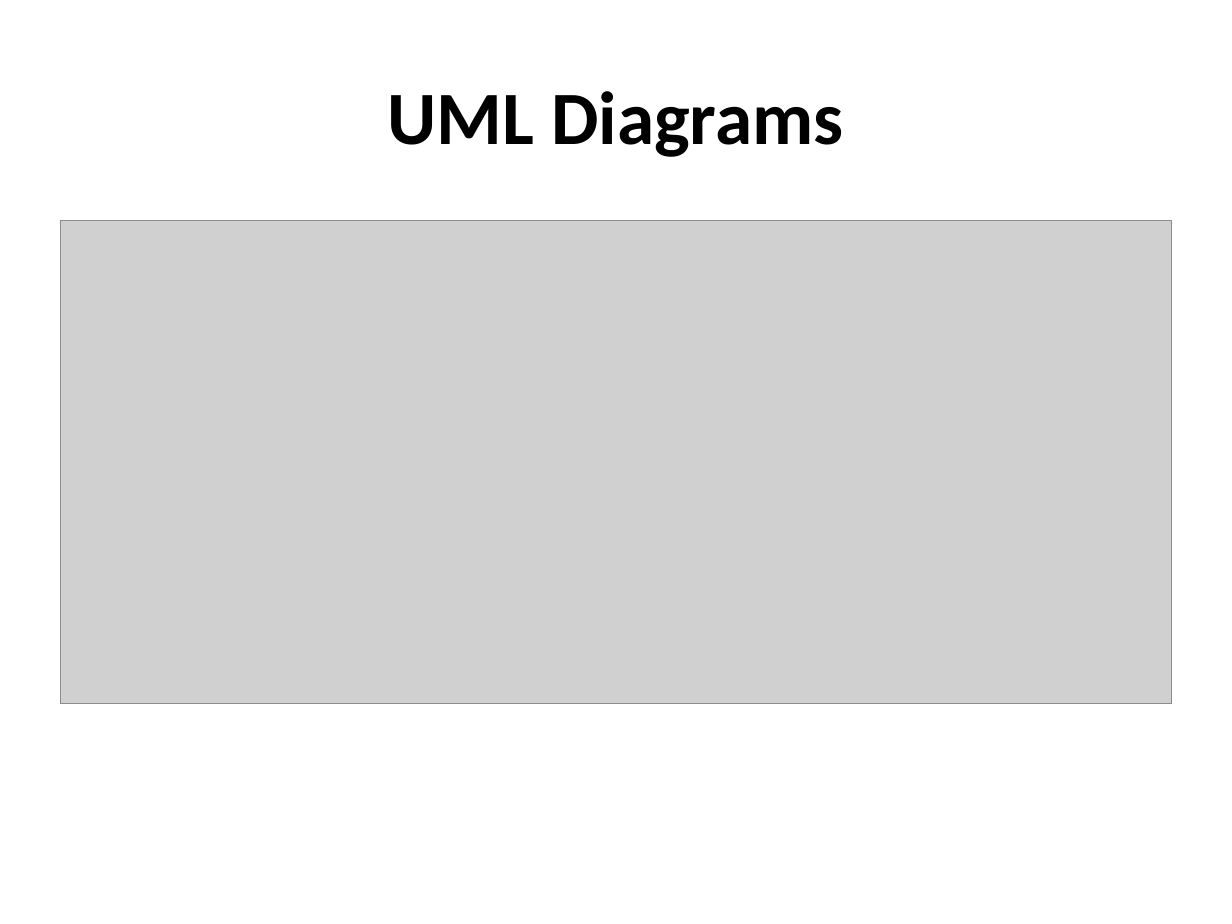
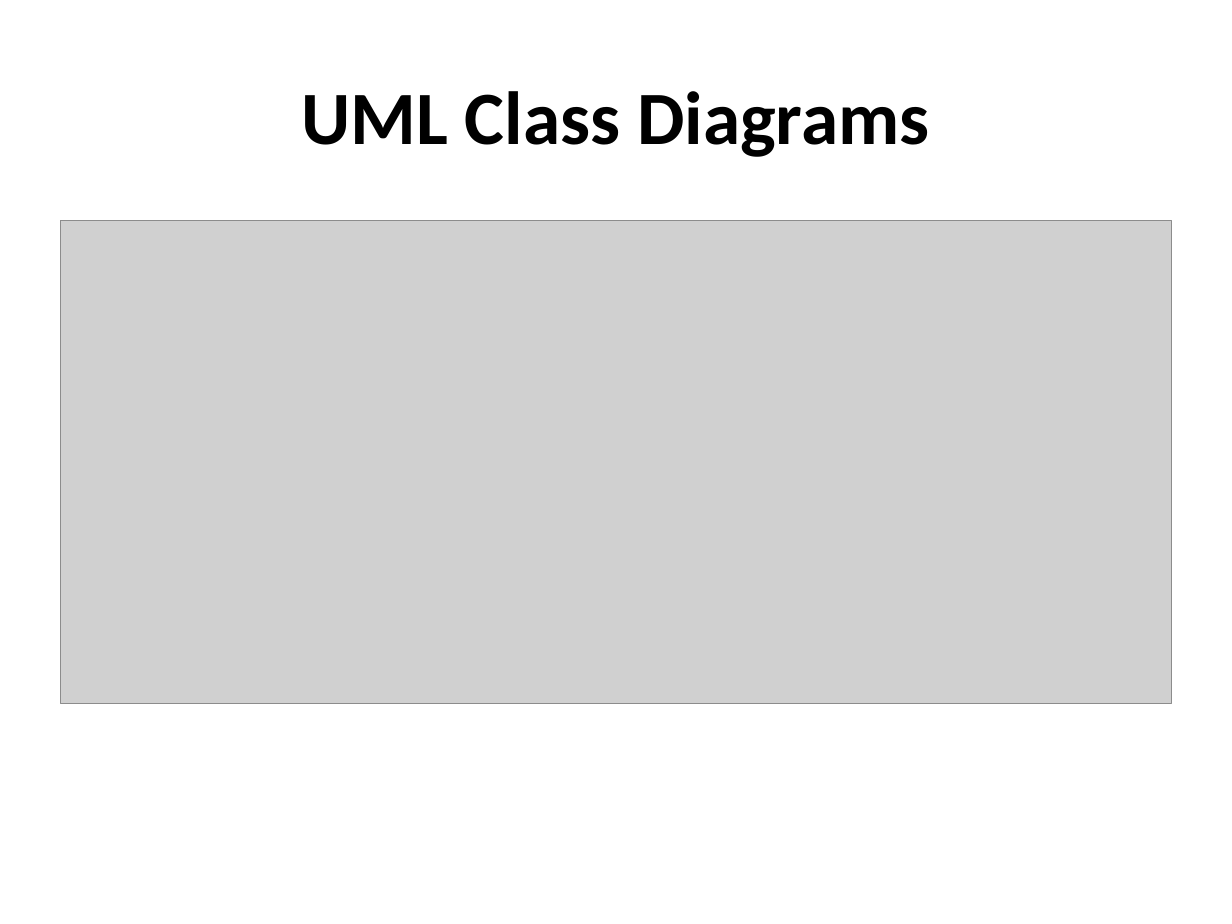
Before and after one commit to kochergan/travel-diary, a slide deck: slide 4 of presentation/travel-diary.ppt. Drawn at 1232x924 pixels with LibreOffice and Linux fonts; fonts in the diff are those of the drawing; grey boxes stand for pictures. Boxes give left, top, right and bottom in pixels: in the first picture for what was removed or moved away, otherwise in the second. Text is boxed around its words. In the diff, an @@ line names an element or a change of style, - is before the commit and + after.

Commit message:
Updated UML

```diff
--- a/presentation/travel-diary.ppt
+++ b/presentation/travel-diary.ppt
@@ title at <box>301,91,929,157</box>: text changed @@
-UML Diagrams
+UML Class Diagrams
```
Also in this commit, not shown: 1 other slide changed.
